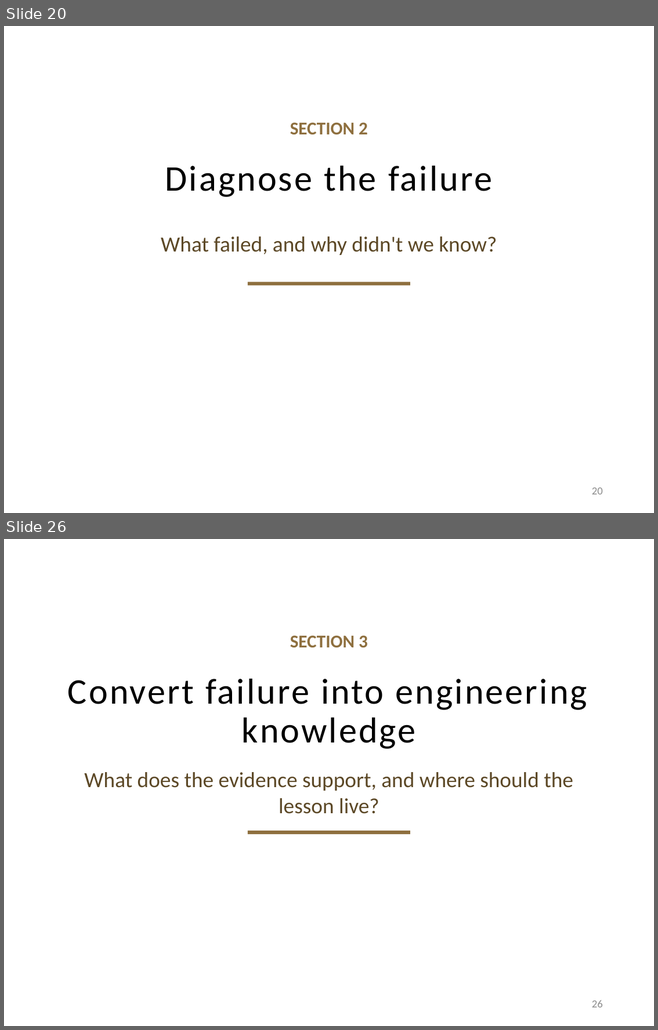
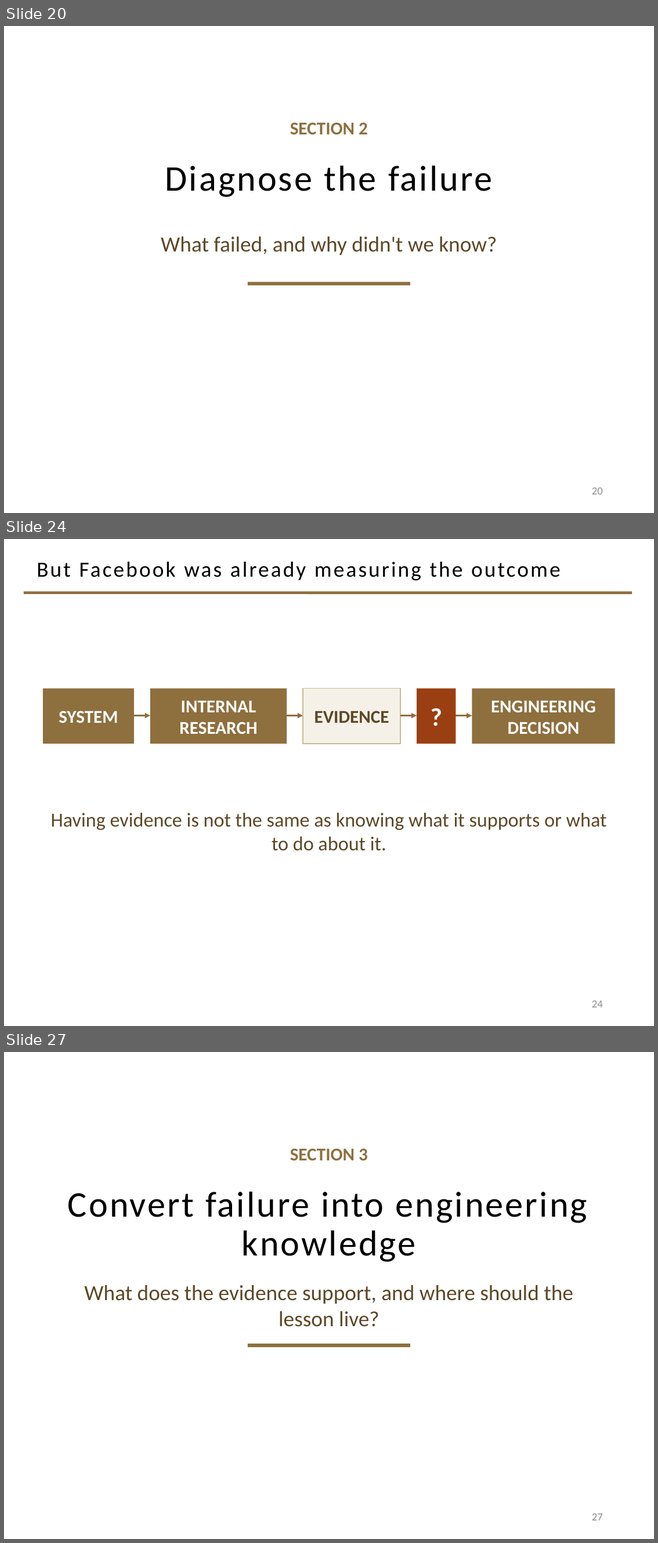
Before and after one commit to davisjam/model-based-agentic-software-engineering, a slide deck: course/lectures/act-2-delegation-and-control/04-failure-aware-engineering/2-4-Failure-Aware-Engineering.pptx. Shown one above the other, each under a label of ours: slides 20 and 26 before the commit, slides 20, 24 and 27 after it; the slides between them are not shown. The pictures are 658x1030 and 658x1543 pixels, drawn with LibreOffice and Linux fonts; fonts in the diff are those of the drawing; background and template pictures are left out. Boxes give left, top, right and bottom in pixels: in the first picture for what was removed or moved away, otherwise in the second. Text is boxed around its words. In the diff, an @@ line names an element or a change of style, - is before the commit and + after.

```diff
--- a/course/lectures/act-2-delegation-and-control/04-failure-aware-engineering/2-4-Failure-Aware-Engineering.pptx
+++ b/course/lectures/act-2-delegation-and-control/04-failure-aware-engineering/2-4-Failure-Aware-Engineering.pptx
@@ slide 24 added at <box>4,539,654,1026</box>, background #FFFFFF @@
@@ title added at <box>36,562,560,581</box>, 24 pt, text #000000 @@
+But Facebook was already measuring the outcome
@@ line added from (24, 593) to (632, 593), #8E6F3E 3 pt @@
@@ rectangle added at <box>43,689,134,744</box>, fill #8E6F3E, 20 pt, text #FFFFFF, bold @@
+SYSTEM
@@ rectangle added at <box>150,689,286,744</box>, fill #8E6F3E, 20 pt, text #FFFFFF, bold @@
+INTERNAL RESEARCH
@@ rectangle added at <box>303,689,400,744</box>, fill #F5F1E8, outline #C9B991 1 pt, 20 pt, text #5C4826, bold @@
+EVIDENCE
@@ rectangle added at <box>416,689,455,744</box>, fill #9A3F12, 28 pt, text #FFFFFF, bold @@
+?
@@ rectangle added at <box>471,689,615,744</box>, fill #8E6F3E, 20 pt, text #FFFFFF, bold @@
+ENGINEERING DECISION
@@ arrow added from (134, 716) to (150, 716), #8E6F3E 1.5 pt @@
@@ arrow added from (286, 716) to (303, 716), #8E6F3E 1.5 pt @@
@@ arrow added from (400, 716) to (416, 716), #8E6F3E 1.5 pt @@
@@ arrow added from (455, 716) to (471, 716), #8E6F3E 1.5 pt @@
@@ text added at <box>51,813,607,851</box>, 22 pt, text #5C4826 @@
+Having evidence is not the same as knowing what it supports or what to do about it.
@@ page number added at <box>592,1001,603,1008</box>, 12 pt, text #8C8C8C @@
+24
@@ what was slide 26 is now slide 27 @@
@@ page number at <box>592,1514,603,1521</box>: text changed @@
-26
+27
```
Also in this commit, not shown: 4 slides changed, 1 other slide added, 1 slide removed.
